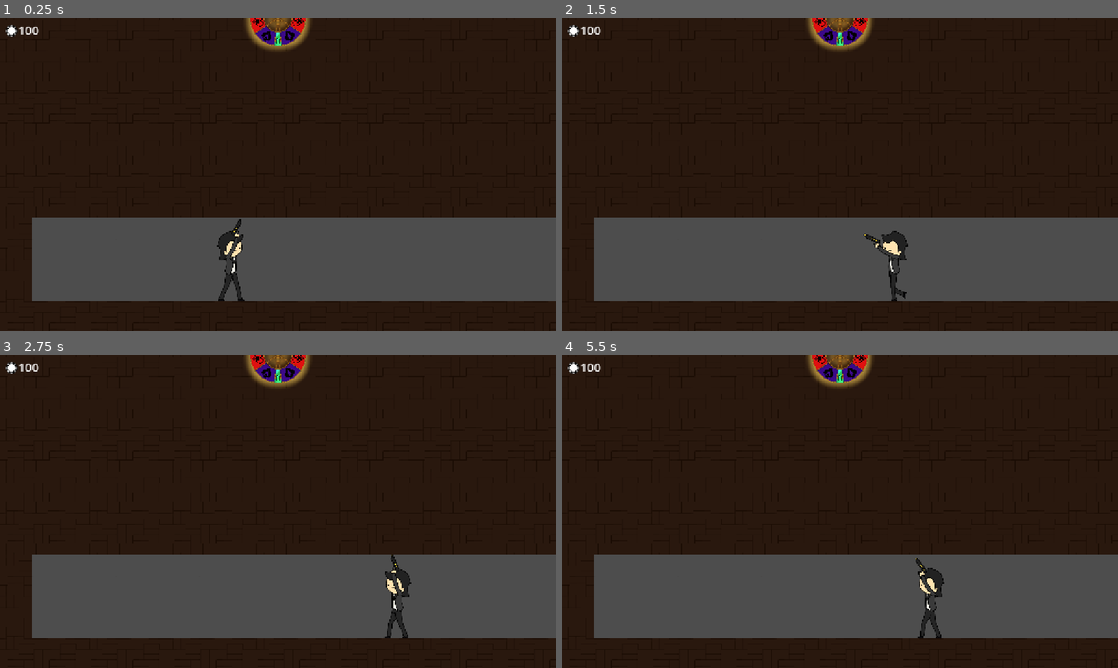
Above: before the commit, frames 1-4 (two rows, left to right).
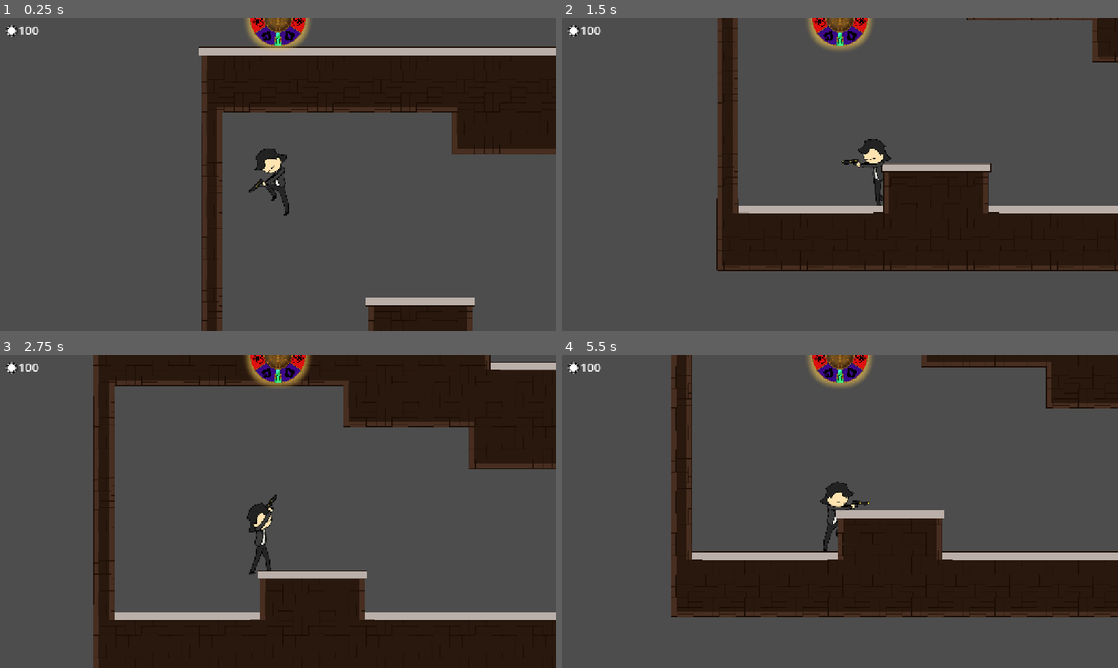
Above: after the commit, the same moments.

Repository: ClipperDev/spinning-game
Game: Godot game, scene res://main.tscn
Two runs of this game, one before a commit and one after it. Both use one fixed random seed, a clock stepped at 60 frames per second and the inputs below. Before the commit the project starts from res://levels/test_world.tscn.
Inputs (mouse positions are in pixels of both pictures, inside the frame that each line leads up to):
- Up to frame 1 (0.25 s): no input
- Up to frame 2 (1.5 s): tap Enter (ui_accept) at 0.5 s; move the mouse to (962, 158) at 0.52 s; press the mouse at (962, 158) at 0.53 s; hold D (right) from 0.53 s (still down); tap Space (jump) at 0.77 s; move the mouse to (728, 190) at 1.27 s; release the mouse at (728, 190) at 1.28 s; tap Q (spin) at 1.35 s
- Up to frame 3 (2.75 s): tap Space (jump) at 1.52 s; move the mouse to (333, 442) at 2.02 s; release D (right) at 2.03 s; press the mouse at (333, 442) at 2.03 s; hold A (left) from 2.03 s (still down)
- Up to frame 4 (5.5 s): move the mouse to (812, 574) at 2.77 s; release A (left) at 2.78 s; release the mouse at (812, 574) at 2.78 s; hold D (right) 2.78-4.28 s; tap Q (spin) at 2.85, 4.35 s; tap Space (jump) at 3.02, 3.77, 4.52 s; move the mouse to (1006, 558) at 3.52 s; press the mouse at (1006, 558) at 3.53 s; move the mouse to (673, 464) at 4.27 s; release the mouse at (673, 464) at 4.28 s; hold A (left) 4.28-5.03 s; move the mouse to (867, 511) at 5.02 s; press the mouse at (867, 511) at 5.03 s; hold D (right) from 5.03 s (still down)

The runs differ from the first frame. In frame 1, 60% of the frame differs, in the area x 0-100%, y 0-100%; in frame 2, 81%; in frame 3, 62%; in frame 4, 84%.

Commit message:
changed main scene

Diff:
--- a/project.godot
+++ b/project.godot
@@ -11,7 +11,7 @@
 [application]
 
 config/name="prototypejam"
-run/main_scene="uid://bymfu3lcxrk63"
+run/main_scene="uid://dhoikfhvi4vjq"
 config/features=PackedStringArray("4.7", "Forward Plus")
 config/icon="res://icon.svg"
 
